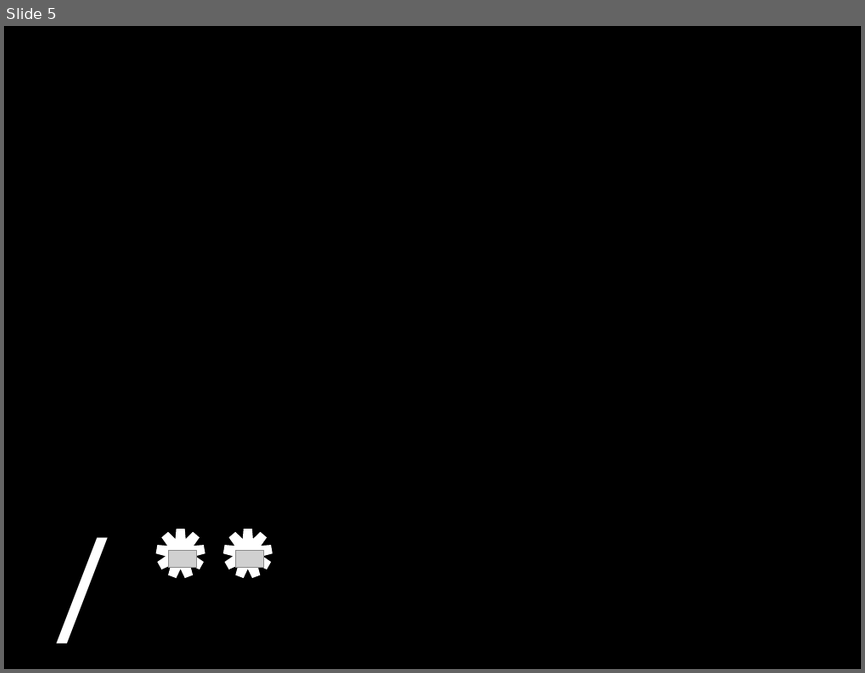
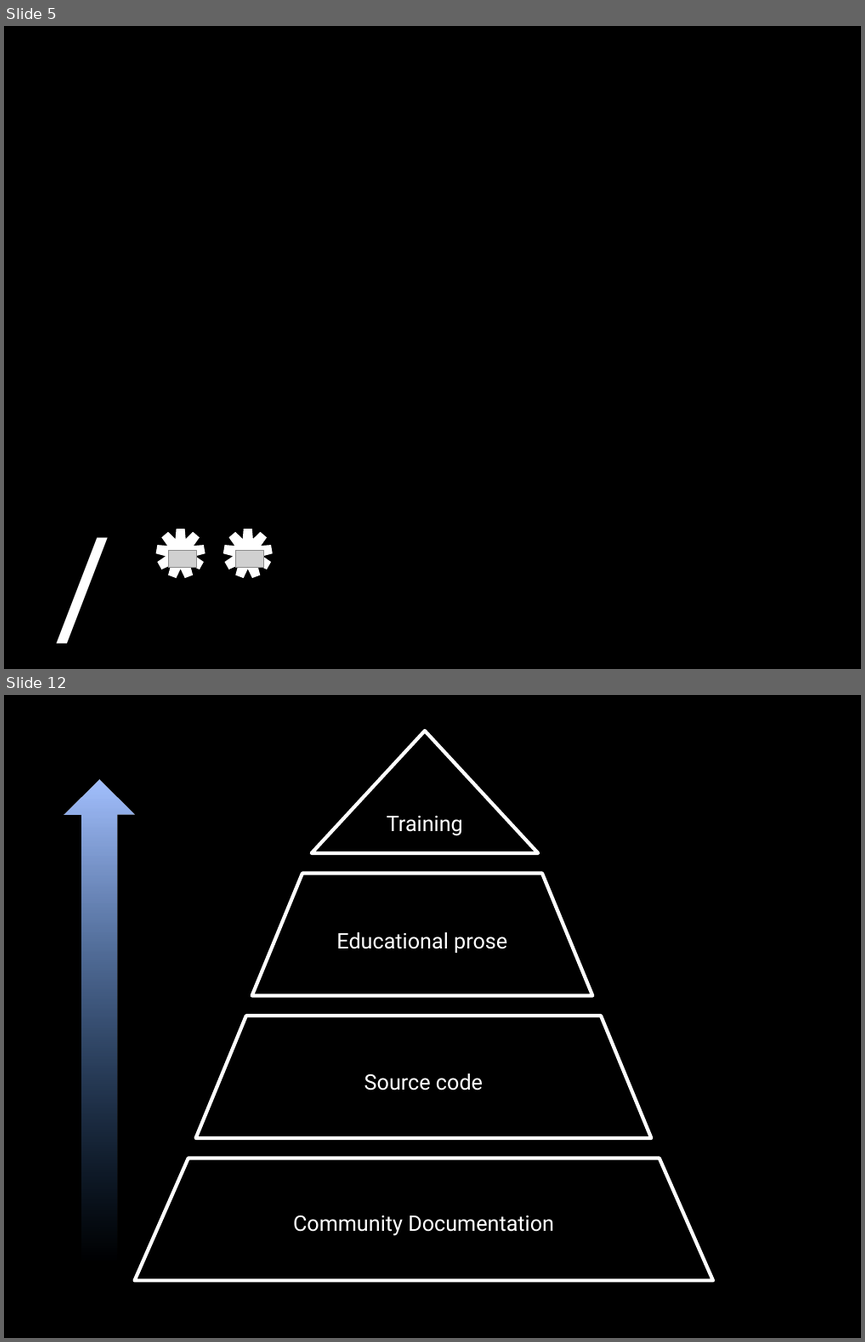
Before and after one commit to socketwench/exampleModuleAintCore, a slide deck: src/exampleModuleAintCore.pptx. Shown one above the other, each under a label of ours: slide 5 before the commit, slides 5 and 12 after it; the slides between them are not shown. The pictures are 865x673 and 865x1342 pixels, drawn with LibreOffice and Linux fonts; fonts in the diff are those of the drawing; grey boxes stand for pictures. Boxes give left, top, right and bottom in pixels: in the first picture for what was removed or moved away, otherwise in the second. Text is boxed around its words. In the diff, an @@ line names an element or a change of style, - is before the commit and + after.

```diff
--- a/src/exampleModuleAintCore.pptx
+++ b/src/exampleModuleAintCore.pptx
@@ slide 12 added at (4, 695, 861, 1338), background #000000 @@
@@ triangle added at (312, 731, 538, 853), outline #FFFFFF 3 pt, 18 pt, text #FFFFFF @@
+Training
@@ up arrow added at (64, 779, 134, 1265), fill gradient #3F80CE to #A4C4FF @@
@@ trapezoid added at (251, 873, 591, 996), outline #FFFFFF 3 pt, 18 pt, text #FFFFFF @@
+Educational prose
@@ trapezoid added at (196, 1015, 651, 1138), outline #FFFFFF 3 pt, 18 pt, text #FFFFFF @@
+Source code
@@ trapezoid added at (134, 1157, 713, 1280), outline #FFFFFF 3 pt, 18 pt, text #FFFFFF @@
+Community Documentation
```
Also in this commit, not shown: 2 slides changed, 6 other slides added, 13 other files.
